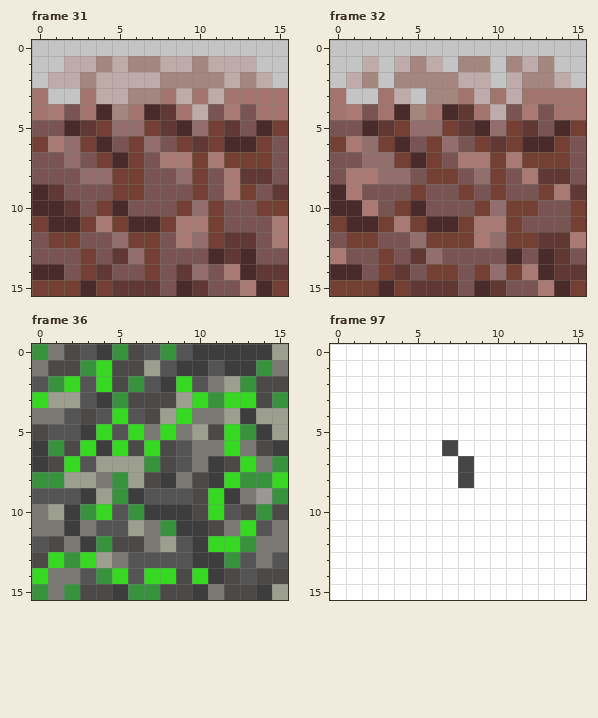
Edited in one commit: pixel-art file (aseprite/main.aseprite). The picture above was drawn from the file before the commit.
16x16 pixels, 321 frames. Colours within 5 levels of each other are drawn and written as one. Shown: frame 31, frame 32, frame 36, frame 97. The commit also changed other frames, which this record leaves out.
After:
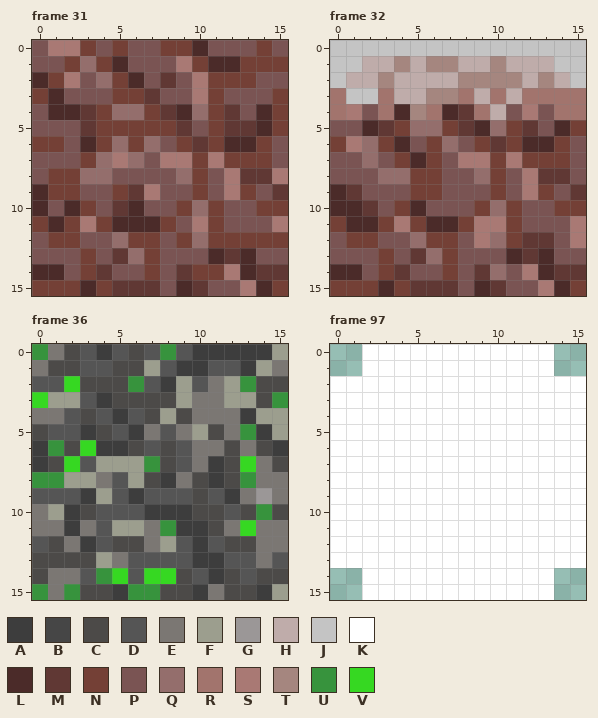
Palette (. is transparent): A #3d3d3d  B #464646  C #4c4a48  D #555555  E #7b7773  F #9c9e8e  G #9b9797  H #bfacaa  J #c4c4c4  K #ffffff  L #4b2b29  M #603834  N #744036  P #7a5453  Q #946e6c  R #a2746d  S #a97974  T #a5867f  U #37933d  V #36d822
Change:
Changed rows in their new state; - is an unchanged pixel.
Frame 31, layer "main":
first column x 0:
 0 PSSNPNPPNNLPPPNP
 1 PPNQNLPPPSNLLNNN
 2 LNSPQNLPMPSNNNPP
 3 NLPPPNNMPPSNPPPN
 4 PLLMNQQN-LQNM-LN
 5 --P--NN-NMP--M--
 6 -NPLNQ----------
 7 --PNQSQ---------
 8 -NN--PP--------S
 9 -NN---MS--------
10 -PLNPML---------
11 --NSNL---P------
12 ---------N--NNNN
14 ----------NN----
Frame 32, layer "main":
first column x 2:
 1 -HTHTTHHTH-H
 2 HTHHHHTTTTH-
 3 ---H--------
first column x 0:
 7 ---P------------
 8 -PP--N-P--------
 9 -M----N-P---S-P-
10 --M---------P-N-
11 ---------------S
12 --------P---M-P-
13 P------N----M-P-
14 ------P--M-P----
Frame 36, layer "main":
first column x 0:
 0 -----D----------
 1 ---DD-------D-F-
 2 -D-CC----F------
 3 -----C----EEFF--
 4 -----A---C--E---
 5 ----C-A-D---E---
 6 -----A-D----C---
 7 ---------------C
 8 -----D------C-EE
 9 -----D-----D---E
10 ---CD-D----C----
11 -----F--------E-
12 ----D------DCC--
13 -CCC--------D---
14 C---------D-----
Frame 97, layer "main":
first column x 0:
 0 ..------------..
 1 ..------------..
first column x 7:
 6 K-
 7 -K
 8 -K
first column x 0:
14 ..------------..
15 ..------------..
Where, in picture pixels (left, top, right, bottom), the same in both pictures:
changed: (32, 40, 288, 280)
changed: (330, 56, 586, 280)
changed: (32, 344, 288, 584)
erased: (330, 344, 362, 376)
erased: (554, 344, 586, 376)
changed: (442, 440, 474, 488)
erased: (330, 568, 362, 600)
erased: (554, 568, 586, 600)
